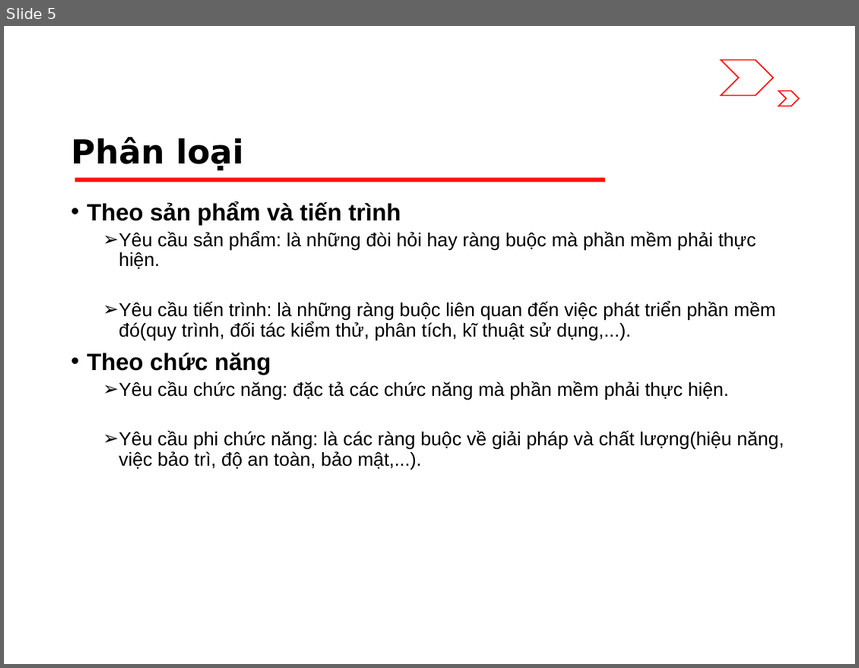
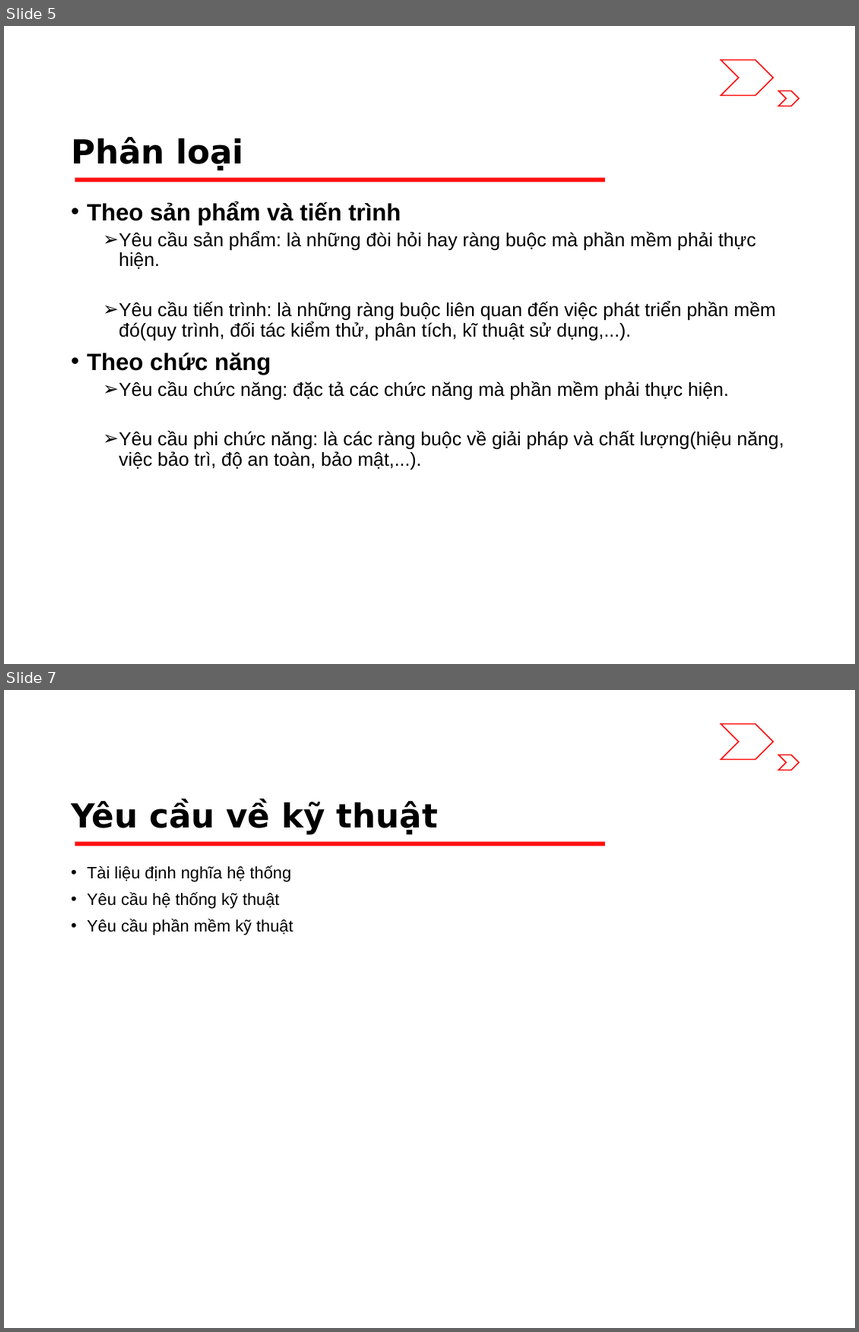
Before and after one commit to riverspart/uet-adv-sw-engineering, a slide deck: slide/dev/chapter_1/slide.pptx. Shown one above the other, each under a label of ours: slide 5 before the commit, slides 5 and 7 after it; the slides between them are not shown. The pictures are 859x668 and 859x1332 pixels, drawn with LibreOffice and Linux fonts; fonts in the diff are those of the drawing. Boxes give left, top, right and bottom in pixels: in the first picture for what was removed or moved away, otherwise in the second. Text is boxed around its words. In the diff, an @@ line names an element or a change of style, - is before the commit and + after.

```diff
--- a/slide/dev/chapter_1/slide.pptx
+++ b/slide/dev/chapter_1/slide.pptx
@@ slide 7 added at [4, 690, 855, 1328], background #FFFFFF; not listed: 3 template elements that a slide beside it also shows @@
@@ title added at [71, 801, 438, 835], 28 pt, text #000000, bold @@
+Yêu cầu về kỹ thuật
@@ text added at [87, 866, 293, 935], 14 pt, text #000000 @@
+• Tài liệu định nghĩa hệ thống
+• Yêu cầu hệ thống kỹ thuật
+• Yêu cầu phần mềm kỹ thuật
```
Also in this commit, not shown: 2 other slides added.
